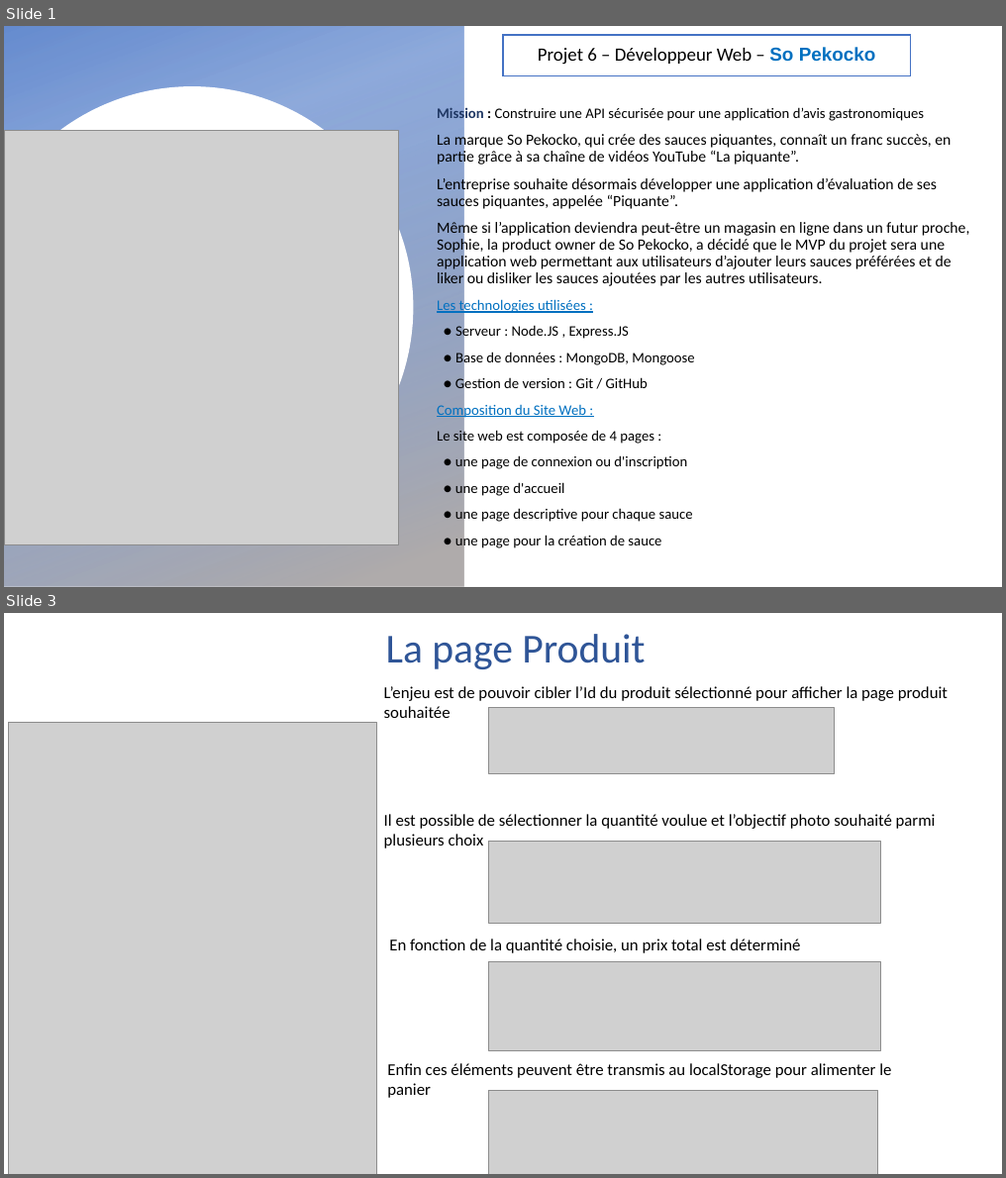
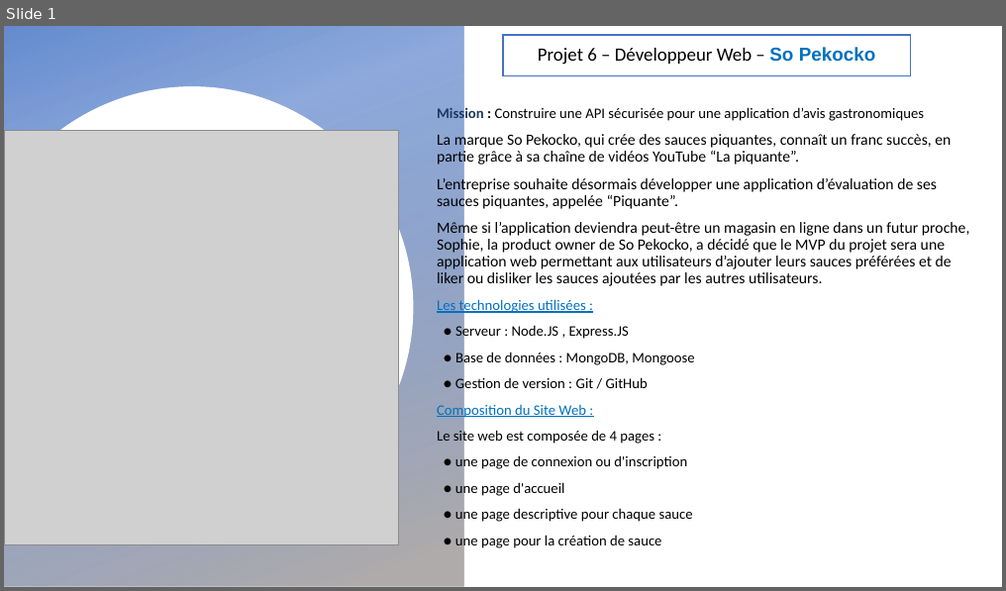
Before and after one commit to OlivierBASQUIN/OlivierBASQUIN, a slide deck: Présentation Projet 6 - So Peckocko.pptx. Shown one above the other, each under a label of ours: slides 1 and 3 before the commit, slide 1 after it; the slides between them are not shown. The pictures are 1006x1178 and 1006x591 pixels, drawn with LibreOffice and Linux fonts; fonts in the diff are those of the drawing; grey boxes stand for pictures; background and template pictures are left out. Boxes give left, top, right and bottom in pixels: in the first picture for what was removed or moved away, otherwise in the second. Text is boxed around its words. In the diff, an @@ line names an element or a change of style, - is before the commit and + after.

```diff
--- a/Présentation Projet 6 - So Peckocko.pptx
+++ b/Présentation Projet 6 - So Peckocko.pptx
@@ slide 3 removed at (4,613,1002,1174), background #FFFFFF @@
@@ title removed at (386,634,645,669) @@
-La page Produit
@@ text removed at (384,686,947,718) @@
-L’enjeu est de pouvoir cibler l’Id du produit sélectionné pour afficher la page produit souhaitée
@@ picture removed at (9,722,377,1174) @@
@@ picture removed at (489,708,835,774) @@
@@ text removed at (384,814,936,849) @@
-Il est possible de sélectionner la quantité voulue et l’objectif photo souhaité parmi plusieurs choix
@@ picture removed at (489,842,880,924) @@
@@ text removed at (389,939,800,954) @@
-En fonction de la quantité choisie, un prix total est déterminé
@@ picture removed at (489,961,880,1051) @@
@@ text removed at (387,1063,891,1098) @@
-Enfin ces éléments peuvent être transmis au localStorage pour alimenter le panier
@@ picture removed at (489,1091,878,1174) @@
```
Also in this commit, not shown: 1 slide changed, 1 slide added, 3 other slides removed, 2 other files.
